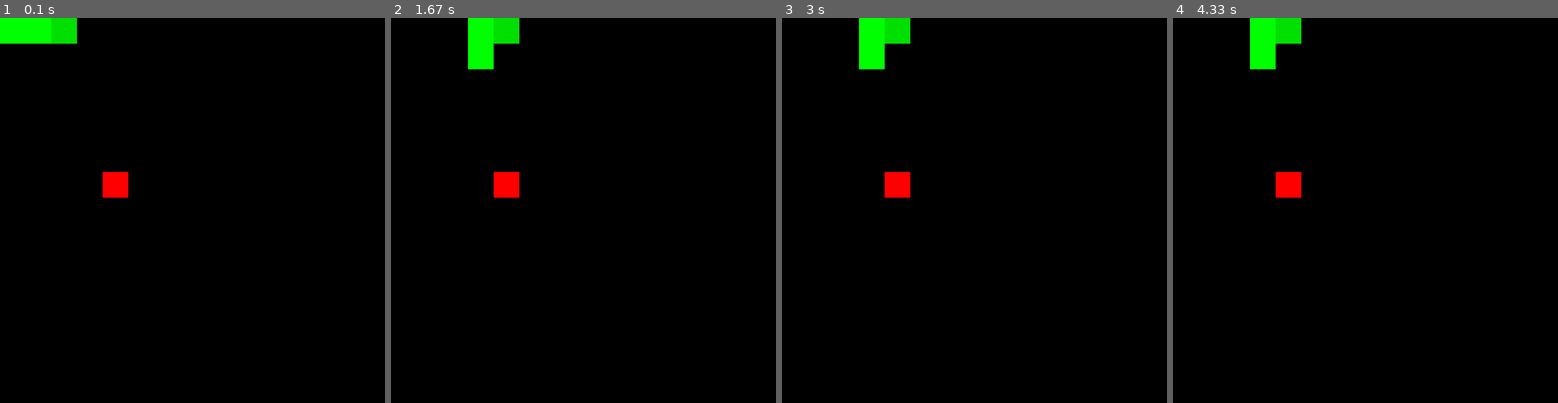
Above: before the commit, frames 1-4 (left to right).
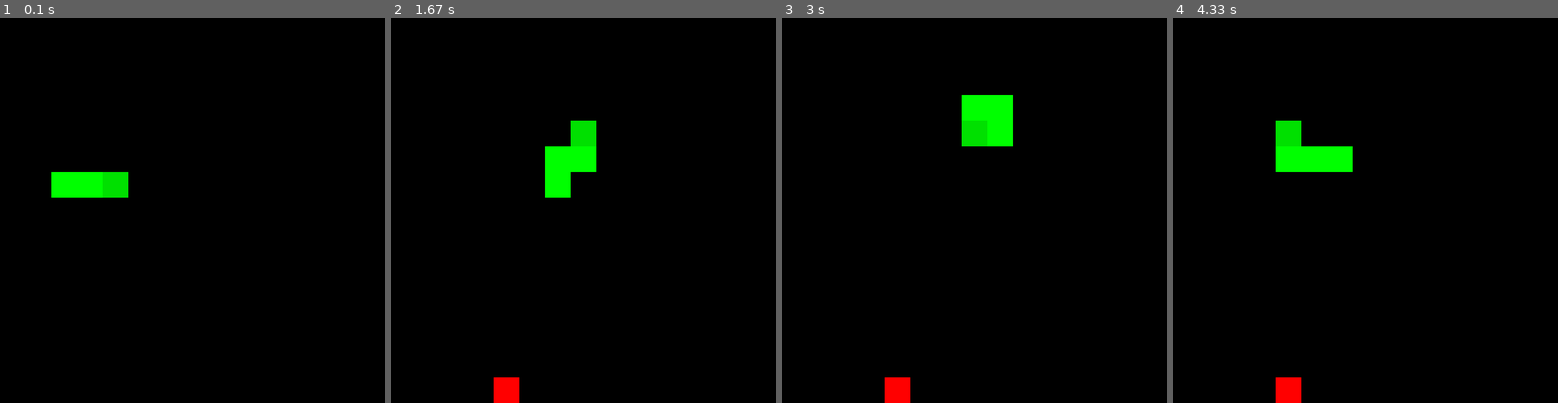
Above: after the commit, the same moments.

Repository: NorbertCode/PygameSnake
Game: pygame game, started from main.py
Same seed, same stepped clock (60 frames per second), same inputs: the game is played once before the commit and once after it.
Inputs:
- Up to frame 1 (0.1 s): no input
- Up to frame 2 (1.67 s): tap Space at 0.33 s; tap W at 0.67 s; hold Right 1-1.47 s; hold Up from 1.5 s (still down)
- Up to frame 3 (3 s): release Up at 1.8 s; hold Right 1.83-2.3 s; tap S at 2.33 s; hold Left from 2.67 s (still down)
- Up to frame 4 (4.33 s): release Left at 3.2 s; hold Down 3.23-3.53 s; hold Left 3.57-3.97 s; hold Up from 4 s (still down)

The runs differ from the first frame. In frame 1, 2.7% of the frame differs, in the area x 0-34%, y 0-47%; in frame 2, 4.0%, in the area x 20-54%, y 0-100%; in frame 3, 4.0%; in frame 4, 4.0%.

Commit message:
game over options

Diff:
--- a/main.py
+++ b/main.py
@@ -1,8 +1,8 @@
 import pygame
 import random
 
-def RandomizePosition(areaWidth, areaHeight, cellSize):
-    return pygame.Rect((random.randint(0, areaWidth - 1) * cellSize, random.randint(0, areaHeight - 1) * cellSize, cellSize, cellSize))
+def RandomizePosition():
+    return pygame.Rect((random.randint(0, AREA_WIDTH - 1) * CELL_SIZE, random.randint(0, AREA_HEIGHT - 1) * CELL_SIZE, CELL_SIZE, CELL_SIZE))
 
 def IsInsideSnake(rect, snake):
     isInsideSnake = False
@@ -12,19 +12,30 @@
             break
     return isInsideSnake
 
+def ResetSnake():
+    snake = [pygame.Rect((4 * CELL_SIZE, 6 * CELL_SIZE, CELL_SIZE, CELL_SIZE)),
+         pygame.Rect((3 * CELL_SIZE, 6 * CELL_SIZE, CELL_SIZE, CELL_SIZE)),
+         pygame.Rect((2 * CELL_SIZE, 6 * CELL_SIZE, CELL_SIZE, CELL_SIZE))]
+    return snake
+
+def DrawText(text, fontSize, x, y, color = (255, 255, 255)):
+    font = pygame.font.SysFont('Arial', fontSize)
+    textSurface = font.render(text, True, color)
+    window.blit(textSurface, (x, y))
+
 CELL_SIZE = 50
 AREA_WIDTH = 15
 AREA_HEIGHT = 15
 
 pygame.init()
 window = pygame.display.set_mode((CELL_SIZE * AREA_WIDTH, CELL_SIZE * AREA_HEIGHT))
+pygame.display.set_caption('Snake')
 
 direction = (1, 0)
-snake = [pygame.Rect((2 * CELL_SIZE, 0, CELL_SIZE, CELL_SIZE)),
-         pygame.Rect((CELL_SIZE, 0, CELL_SIZE, CELL_SIZE)),
-         pygame.Rect((0, 0, CELL_SIZE, CELL_SIZE))]
+snake = ResetSnake()
 
-point = RandomizePosition(AREA_WIDTH, AREA_HEIGHT, CELL_SIZE)
+point = RandomizePosition()
+pointsCollected = 0
 
 clock = pygame.time.Clock()
 timePerTick = 300 # milliseconds
@@ -51,6 +62,16 @@
                 toBeDirection = (-1, 0)
             elif pressed[pygame.K_RIGHT] or pressed[pygame.K_d]:
                 toBeDirection = (1, 0)
+            elif pressed[pygame.K_SPACE] and gameOver:
+                gameOver = False
+                direction = (1, 0)
+                snake = ResetSnake()
+                point = RandomizePosition()
+                pointsCollected = 0
+                timeSinceTick = 0
+                pass
+            elif pressed[pygame.K_ESCAPE] and gameOver:
+                run = False
 
             # check if going that direction means going backwards
             toBePosition = (snake[0].x + (toBeDirection[0] * CELL_SIZE), snake[0].y + (toBeDirection[1] * CELL_SIZE))
@@ -65,11 +86,12 @@
 
             # keep randomizing point's position until it's not spawned inside the snake
             while True:
-                point = RandomizePosition(AREA_WIDTH, AREA_HEIGHT, CELL_SIZE)
+                point = RandomizePosition()
                 print(point, IsInsideSnake(point, snake))
                 if not IsInsideSnake(point, snake):
                     break
 
+            pointsCollected += 1
             collectedPoint = True
 
         for i in reversed(range(1, len(snake))):
@@ -89,7 +111,13 @@
 
         timeSinceTick = 0
 
-    timeSinceTick += clock.tick()
+    elif not gameOver:
+        timeSinceTick += clock.tick()
+
+    else:
+        DrawText('You collected ' + str(pointsCollected) + ' points.', 30, 15, 15)
+        DrawText('Press space to restart', 30, 15, 65)
+        DrawText('Press esc to quit', 30, 15, 115)
 
     # --- Drawing ---
     pygame.draw.rect(window, (255, 0, 0), point)
